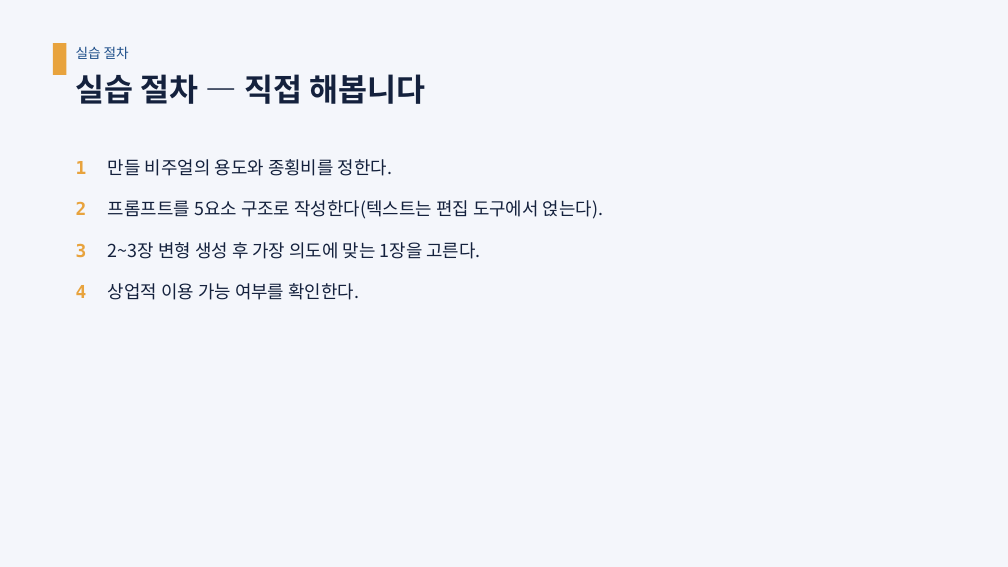
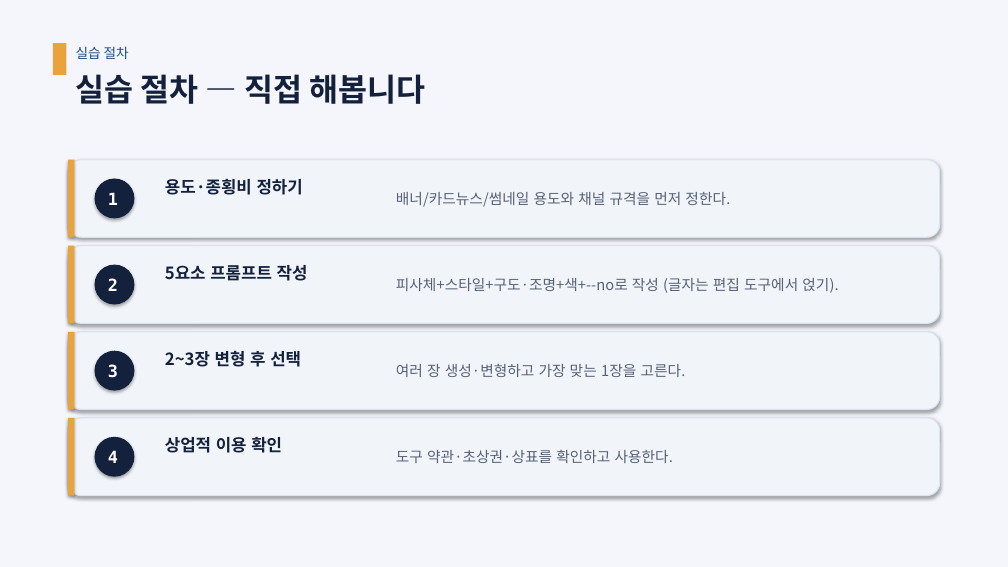
Before and after one commit to aebonlee/content, a slide deck: slide 69 of docs/slides/pptx/AI홍보실무_통합강의.pptx. Drawn at 1008x567 pixels with LibreOffice and Linux fonts; fonts in the diff are those of the drawing. Boxes give left, top, right and bottom in pixels: in the first picture for what was removed or moved away, otherwise in the second. Text is boxed around its words. In the diff, an @@ line names an element or a change of style, - is before the commit and + after.

```diff
--- a/docs/slides/pptx/AI홍보실무_통합강의.pptx
+++ b/docs/slides/pptx/AI홍보실무_통합강의.pptx
@@ rounded rectangle added at (68,160,940,237), fill #F1F5FA, outline #D9E2EF 1 pt @@
@@ rectangle added at (68,160,74,237), fill #E8A33D @@
@@ text removed at (76,159,603,300) @@
-1 만들 비주얼의 용도와 종횡비를 정한다.
-2 프롬프트를 5요소 구조로 작성한다(텍스트는 편집 도구에서 얹는다).
-3 2~3장 변형 생성 후 가장 의도에 맞는 1장을 고른다.
-4 상업적 이용 가능 여부를 확인한다.
@@ ellipse added at (95,178,135,219), fill #14213D, 16 pt, text #FFFFFF, bold @@
+1
@@ text added at (165,179,303,195), 16 pt, text #14213D, bold @@
+용도·종횡비 정하기
@@ text added at (396,192,730,207), 14 pt, text #576176 @@
+배너/카드뉴스/썸네일 용도와 채널 규격을 먼저 정한다.
@@ rounded rectangle added at (68,246,940,324), fill #F1F5FA, outline #D9E2EF 1 pt @@
@@ rectangle added at (68,246,74,324), fill #E8A33D @@
@@ ellipse added at (95,265,135,305), fill #14213D, 16 pt, text #FFFFFF, bold @@
+2
@@ text added at (165,265,308,281), 16 pt, text #14213D, bold @@
+5요소 프롬프트 작성
@@ text added at (396,278,838,293), 14 pt, text #576176 @@
+피사체+스타일+구도·조명+색+--no로 작성 (글자는 편집 도구에서 얹기).
@@ rounded rectangle added at (68,332,940,410), fill #F1F5FA, outline #D9E2EF 1 pt @@
@@ rectangle added at (68,332,74,410), fill #E8A33D @@
@@ ellipse added at (95,351,135,391), fill #14213D, 16 pt, text #FFFFFF, bold @@
+3
@@ text added at (165,351,301,367), 16 pt, text #14213D, bold @@
+2~3장 변형 후 선택
@@ text added at (396,364,686,377), 14 pt, text #576176 @@
+여러 장 생성·변형하고 가장 맞는 1장을 고른다.
@@ rounded rectangle added at (68,418,940,496), fill #F1F5FA, outline #D9E2EF 1 pt @@
@@ rectangle added at (68,418,74,496), fill #E8A33D @@
@@ ellipse added at (95,437,135,477), fill #14213D, 16 pt, text #FFFFFF, bold @@
+4
@@ text added at (165,437,282,453), 16 pt, text #14213D, bold @@
+상업적 이용 확인
@@ text added at (396,450,673,463), 14 pt, text #576176 @@
+도구 약관·초상권·상표를 확인하고 사용한다.
```
Also in this commit, not shown: 54 other slides changed, 3 other files.
